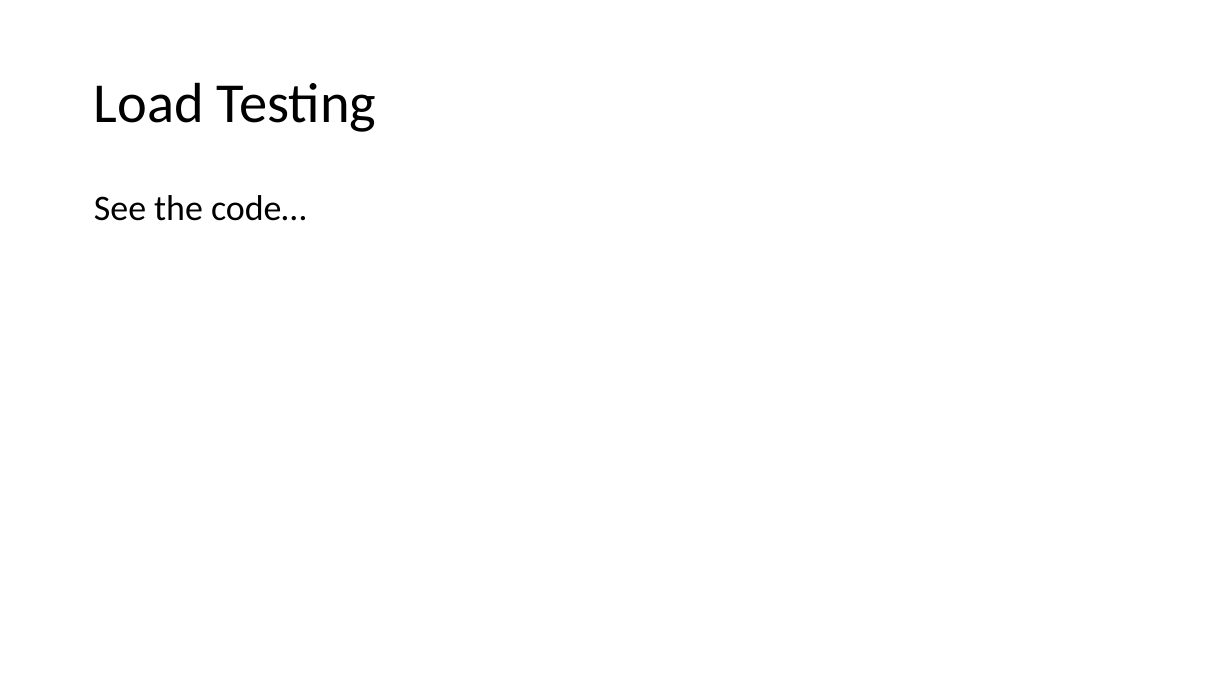
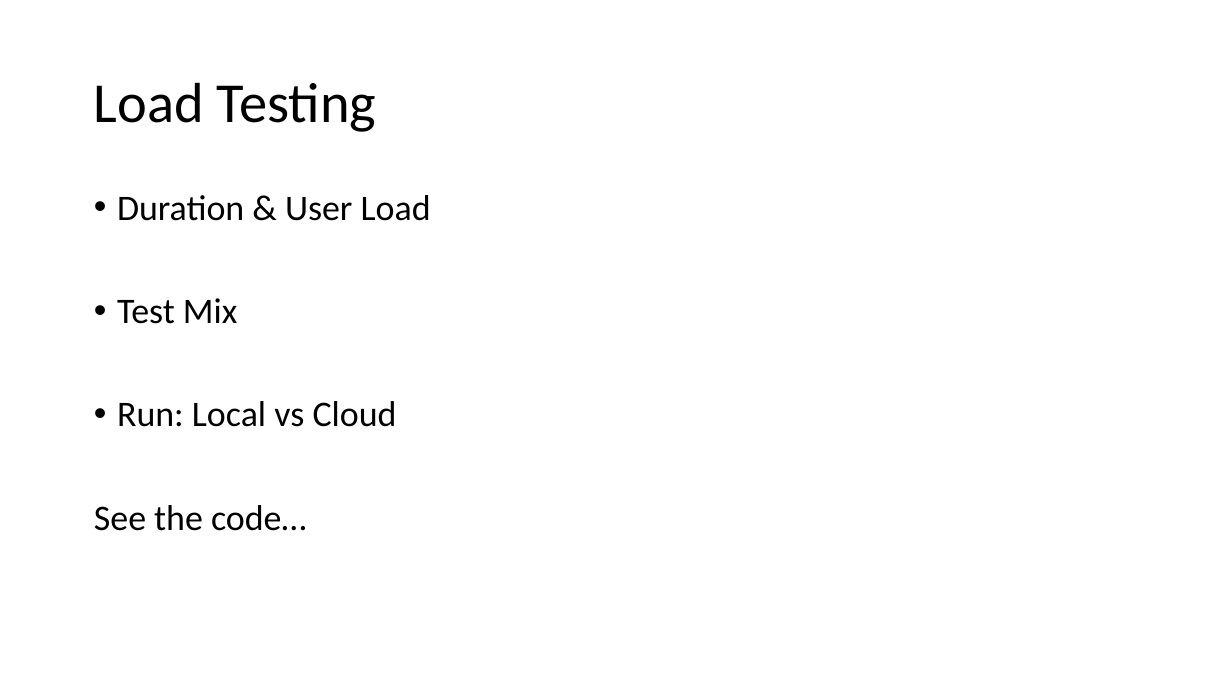
Before and after one commit to mark-doyle/dal-cs-sig, a slide deck: slide 10 of RealWorldScalability/Real World Scalability.pptx. Drawn at 1232x693 pixels with LibreOffice and Linux fonts; fonts in the diff are those of the drawing. Boxes give left, top, right and bottom in pixels: in the first picture for what was removed or moved away, otherwise in the second. Text is boxed around its words. In the diff, an @@ line names an element or a change of style, - is before the commit and + after.

```diff
--- a/RealWorldScalability/Real World Scalability.pptx
+++ b/RealWorldScalability/Real World Scalability.pptx
@@ text at (x1=117, y1=195, x2=431, y2=427): paragraphs added @@
+• Duration & User Load
+• Test Mix
+• Run: Local vs Cloud
```
Also in this commit, not shown: 1 other slide changed, 1 slide added, 1 slide removed.
